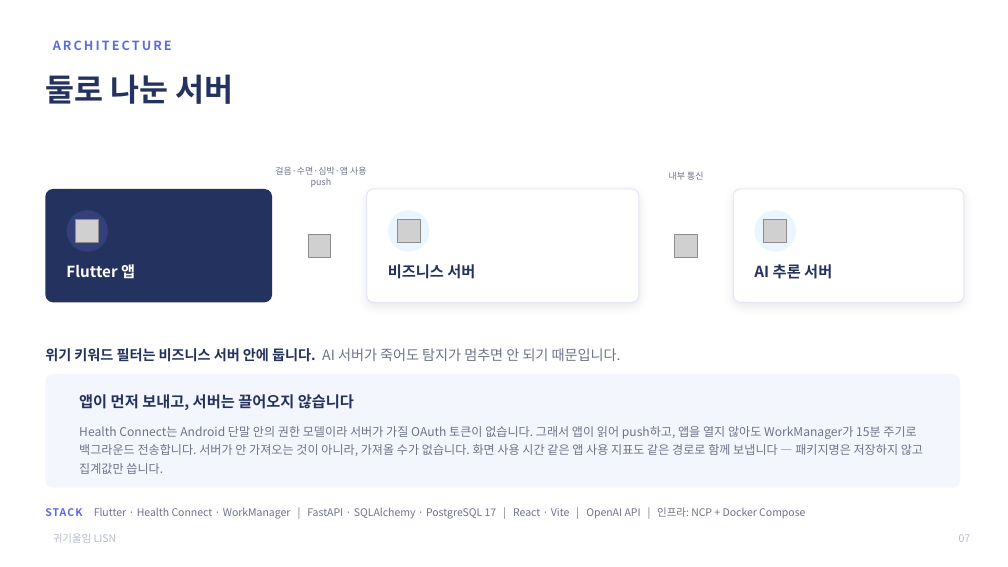
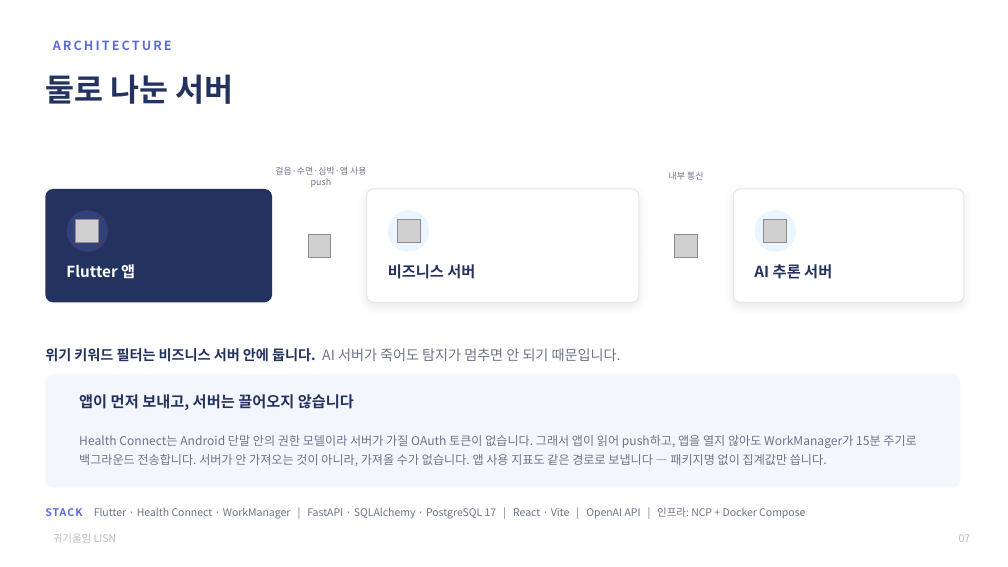
Before and after one commit to 2026-SMHRD-KDT-HealthCare-5/lisn, a slide deck: slide 8 of documents/최종발표자료_귀기울임.pptx. Drawn at 1008x567 pixels with LibreOffice and Linux fonts; fonts in the diff are those of the drawing; grey boxes stand for pictures. Boxes give left, top, right and bottom in pixels: in the first picture for what was removed or moved away, otherwise in the second. Text is boxed around its words. In the diff, an @@ line names an element or a change of style, - is before the commit and + after.

```diff
--- a/documents/최종발표자료_귀기울임.pptx
+++ b/documents/최종발표자료_귀기울임.pptx
@@ text at (79, 435, 916, 466): text changed @@
-Health Connect는 Android 단말 안의 권한 모델이라 서버가 가질 OAuth 토큰이 없습니다. 그래서 앱이 읽어 push하고, 앱을 열지 않아도 WorkManager가 15분 주기로 백그라운드 전송합니다. 서버가 안 가져오는 것이 아니라, 가져올 수가 없습니다. 화면 사용 시간 같은 앱 사용 지표도 같은 경로로 함께 보냅니다 — 패키지명은 저장하지 않고 집계값만 씁니다.
+Health Connect는 Android 단말 안의 권한 모델이라 서버가 가질 OAuth 토큰이 없습니다. 그래서 앱이 읽어 push하고, 앱을 열지 않아도 WorkManager가 15분 주기로 백그라운드 전송합니다. 서버가 안 가져오는 것이 아니라, 가져올 수가 없습니다. 앱 사용 지표도 같은 경로로 보냅니다 — 패키지명 없이 집계값만 씁니다.
```
Also in this commit, not shown: 1 other slide changed, 3 other files.
